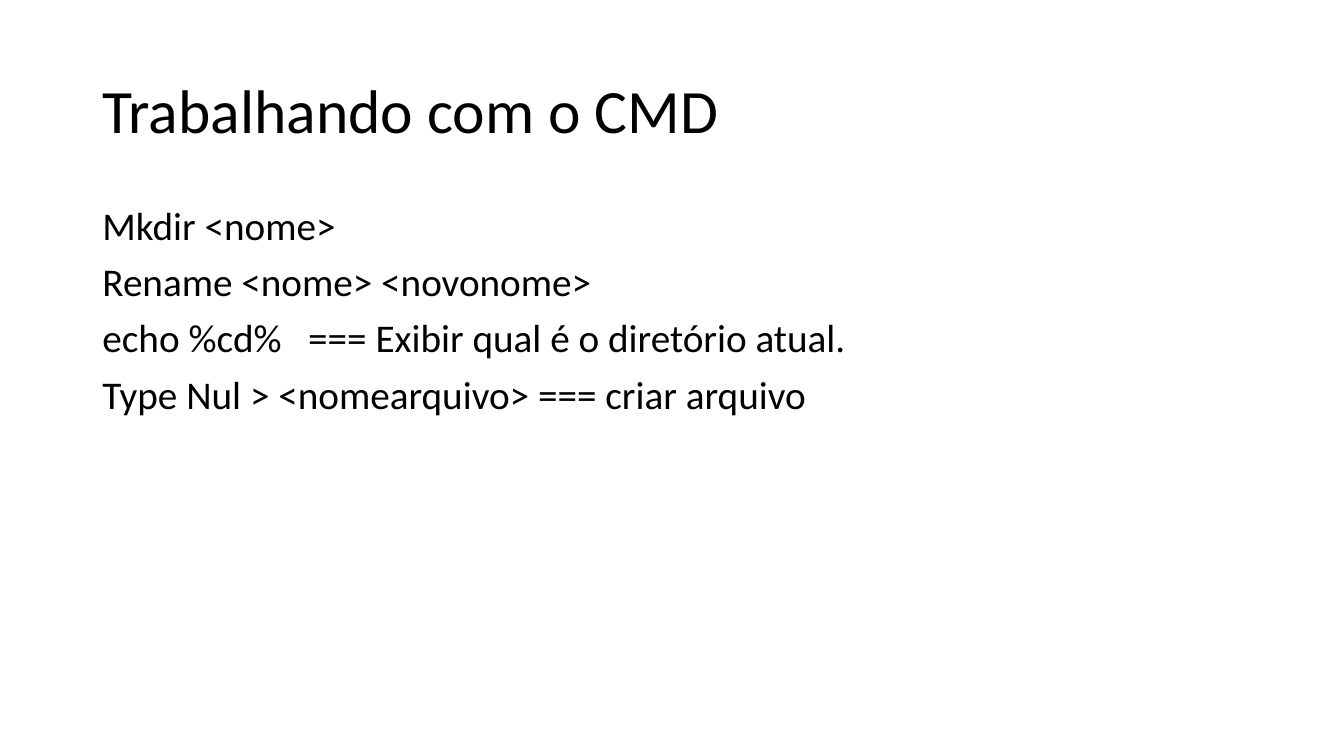
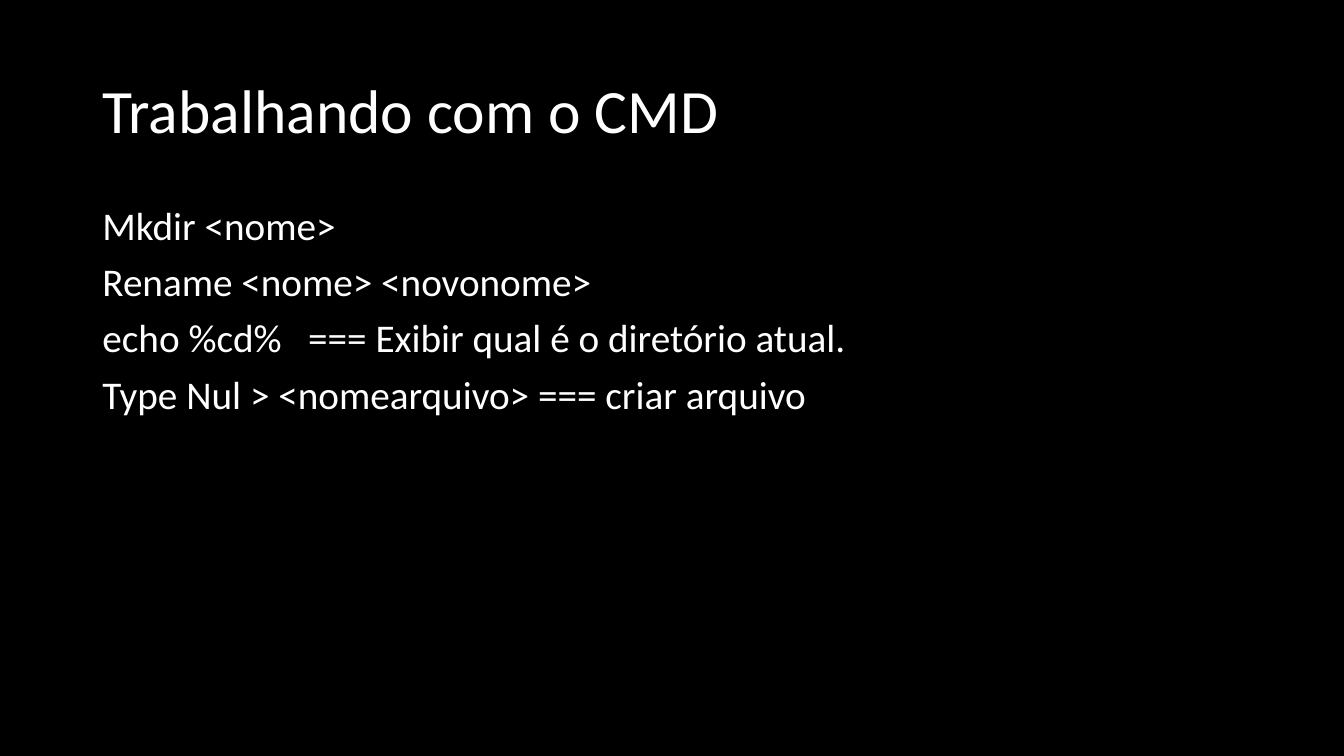
Before and after one commit to cesarfois/Curso_Udemy_Web_JS_COD3R, a slide deck: slide 3 of COD3R.pptx. Drawn at 1344x756 pixels with LibreOffice and Linux fonts; fonts in the diff are those of the drawing. Boxes give left, top, right and bottom in pixels: in the first picture for what was removed or moved away, otherwise in the second. Text is boxed around its words. In the diff, an @@ line names an element or a change of style, - is before the commit and + after.

```diff
--- a/COD3R.pptx
+++ b/COD3R.pptx
@@ background #FFFFFF to #000000 @@
@@ title "Trabalhando com o CMD" at box(102, 90, 718, 134): text colour #000000 to #FFFFFF @@
@@ text "Mkdir <nome>" at box(102, 212, 846, 416): text colour #000000 to #FFFFFF @@
```
Also in this commit, not shown: 2 other slides changed, 24 slides added, 37 other files.
